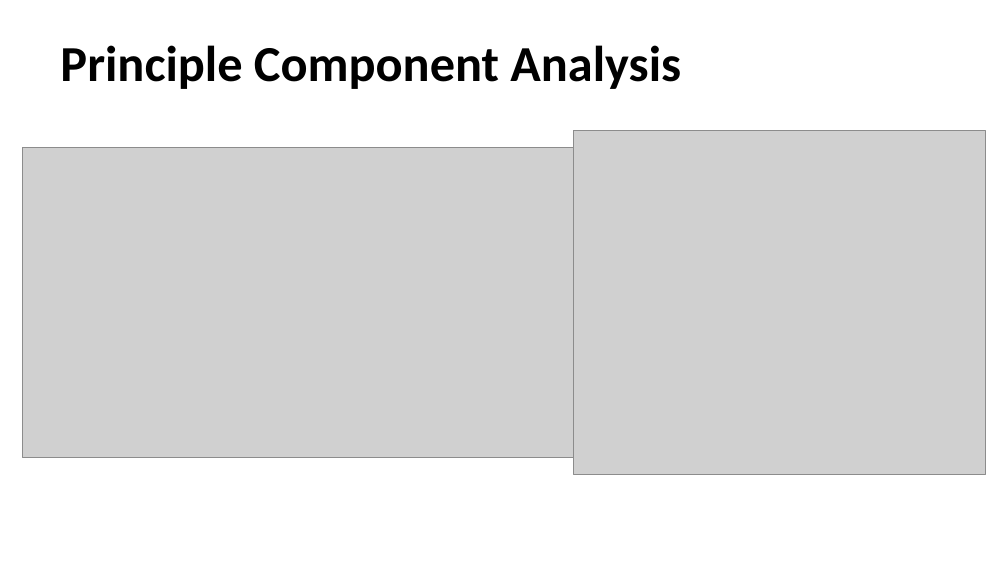
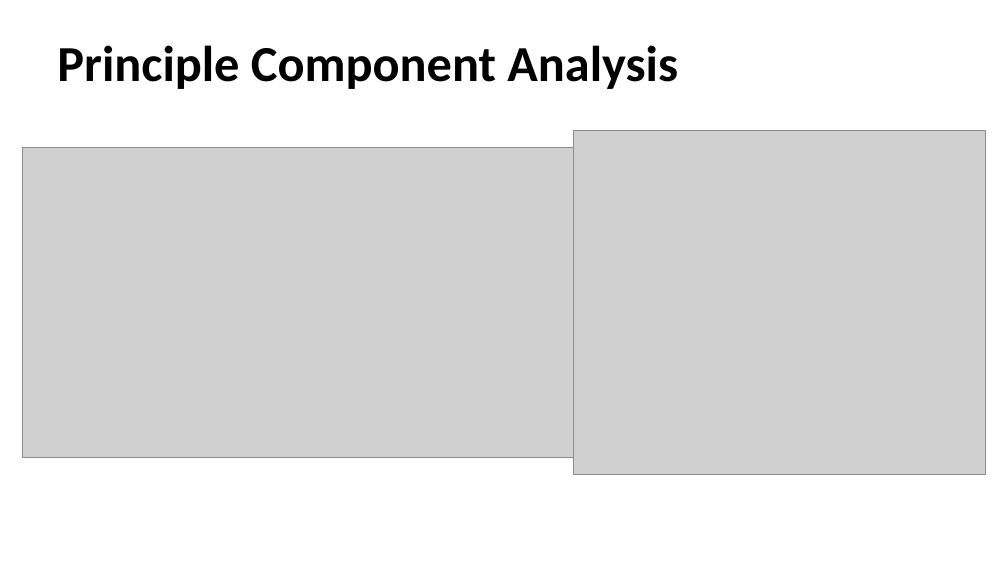
Before and after one commit to huddack20/Project4-ML-ETL, a slide deck: slide 6 of Project4.pptx. Drawn at 1008x567 pixels with LibreOffice and Linux fonts; fonts in the diff are those of the drawing; grey boxes stand for pictures. Boxes give left, top, right and bottom in pixels: in the first picture for what was removed or moved away, otherwise in the second. Text is boxed around its words. In the diff, an @@ line names an element or a change of style, - is before the commit and + after.

```diff
--- a/Project4.pptx
+++ b/Project4.pptx
@@ text "Principle Component Analysis" at [57, 45, 678, 89]: alignment centre to left @@
```
Also in this commit, not shown: 4 other slides changed, 2 slides added, 1 slide removed.
